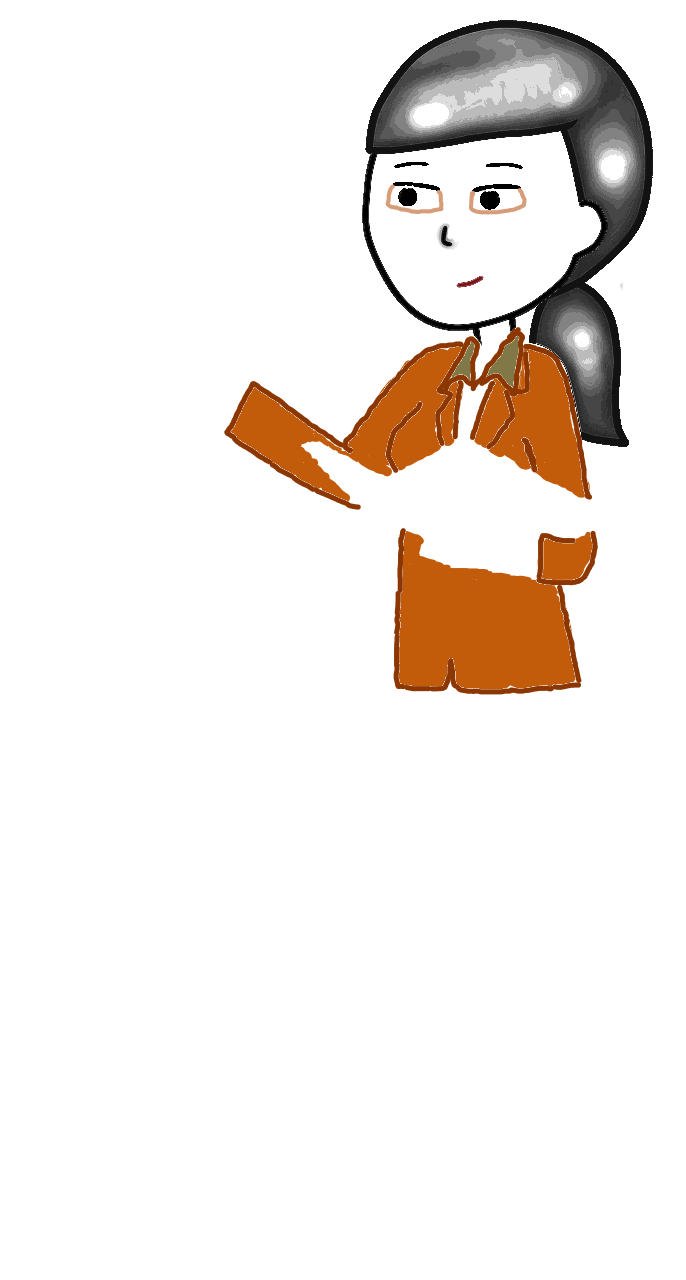
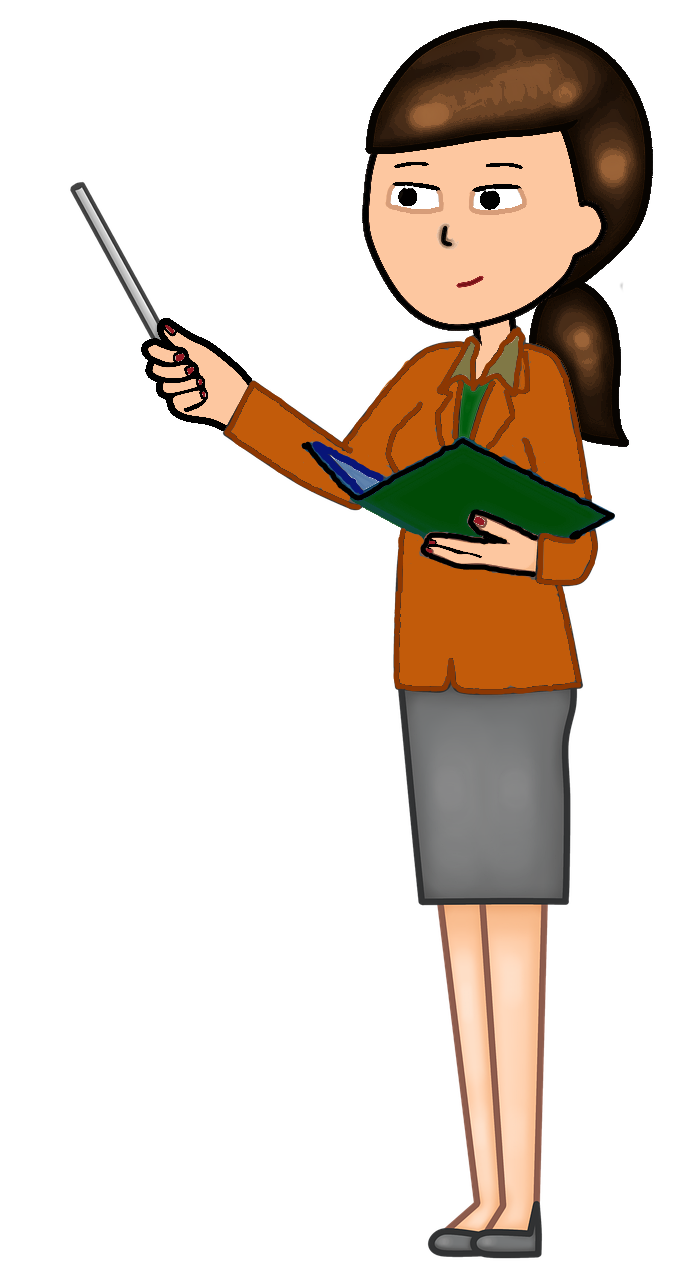
Layer changes from the first 686x1280 image to the second:
painted on "BLUSA" over (x1=70, y1=19, x2=655, y2=1260)
painted on "CABEÇA" over (x1=70, y1=19, x2=655, y2=1260)
showed "MODELO BASE", painted on it over (x1=70, y1=19, x2=655, y2=1260)
